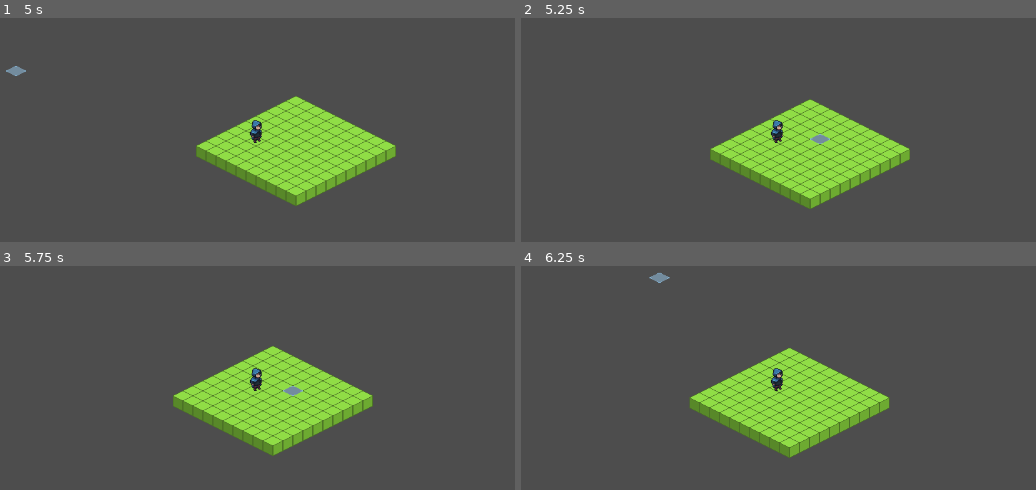
Above: before the commit, frames 1-4 (two rows, left to right).
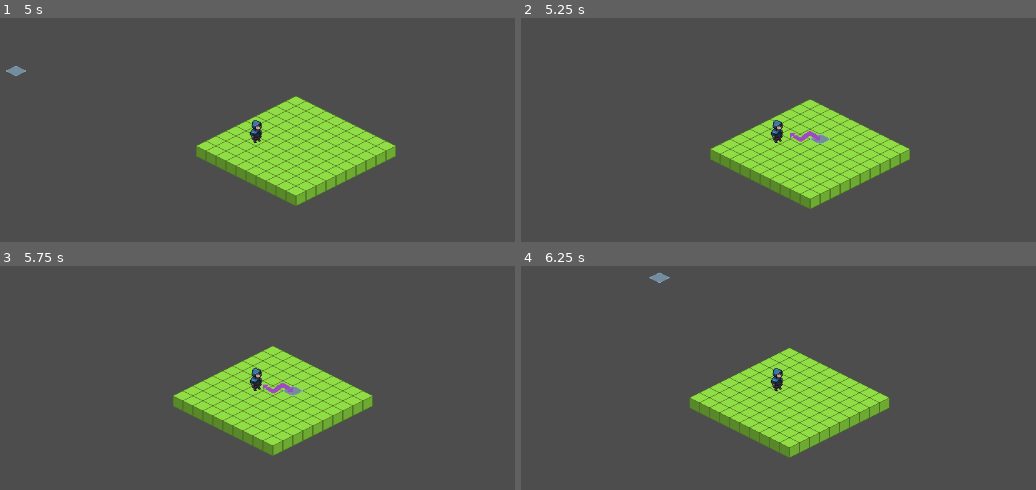
Above: after the commit, the same moments.

Repository: mprads/Tactics
Game: Godot game, scene res://scenes/main.tscn
The game is run twice, just before and just after one commit, with the same random seed, the same clock (stepped at 60 frames per second) and the same inputs.
Inputs (mouse positions are in pixels of both pictures, inside the frame that each line leads up to):
- Up to frame 1 (5 s): tap Enter at 0.5, 2, 3.5 s; move the mouse to (432, 118) at 0.52 s; press the mouse at (432, 118) at 0.53 s; tap Space at 1.25, 2.75, 4.25 s; move the mouse to (97, 163) at 1.27 s; release the mouse at (97, 163) at 1.28 s; click (97, 163) at 1.35 s; move the mouse to (334, 42) at 2.02 s; hold Right mouse button (show_moveable) 2.03-2.78 s; click (334, 42) at 2.3 s; move the mouse to (216, 230) at 2.77 s; click (216, 230) at 2.85 s; move the mouse to (494, 208) at 3.52 s; press the mouse at (494, 208) at 3.53 s; move the mouse to (15, 74) at 4.27 s; release the mouse at (15, 74) at 4.28 s; right-click (15, 74) at 4.35 s; click (15, 74) at 4.55 s
- Up to frame 2 (5.25 s): move the mouse to (814, 141) at 5.02 s; press the mouse at (814, 141) at 5.03 s
- Up to frame 3 (5.75 s): no input
- Up to frame 4 (6.25 s): move the mouse to (654, 277) at 5.77 s; release the mouse at (654, 277) at 5.78 s; click (654, 277) at 5.85 s

Frame 1 is identical in both runs. In frame 2, 0.1% of the frame differs, in the area x 52-59%, y 50-56%; in frame 3, 0.1%, in the area x 51-57%, y 52-58%; in frame 4, nothing differs.

Commit message:
Added new arrow layer and tileset, now tracking mouse and drawing arrow along id path

Diff:
--- a/assets/environment/tile_map.tscn
+++ b/assets/environment/tile_map.tscn
@@ -1,7 +1,8 @@
-[gd_scene load_steps=6 format=3 uid="uid://3o0uvi3dmq8u"]
+[gd_scene load_steps=8 format=3 uid="uid://3o0uvi3dmq8u"]
 
 [ext_resource type="Texture2D" uid="uid://yhixwatnky4k" path="res://assets/environment/isoblock.png" id="1_de0w7"]
-[ext_resource type="Texture2D" uid="uid://xr02evmfwee2" path="res://assets/environment/hover_tiles.png" id="2_phw14"]
+[ext_resource type="Texture2D" uid="uid://xr02evmfwee2" path="res://assets/ui/hover_tiles.png" id="2_mbk8q"]
+[ext_resource type="Texture2D" uid="uid://cu0cfr51dsu4y" path="res://assets/ui/arrows.png" id="3_6h4f5"]
 
 [sub_resource type="TileSetAtlasSource" id="TileSetAtlasSource_shwer"]
 texture = ExtResource("1_de0w7")
@@ -10,21 +11,73 @@
 0:0/0/texture_origin = Vector2i(0, -8)
 
 [sub_resource type="TileSetAtlasSource" id="TileSetAtlasSource_5051a"]
-texture = ExtResource("2_phw14")
+texture = ExtResource("2_mbk8q")
 texture_region_size = Vector2i(32, 16)
 0:0/0 = 0
 1:0/0 = 0
+2:0/0 = 0
+
+[sub_resource type="TileSetAtlasSource" id="TileSetAtlasSource_lxomm"]
+texture = ExtResource("3_6h4f5")
+texture_region_size = Vector2i(32, 16)
+0:0/0 = 0
+0:0/0/terrain_set = 0
+0:0/0/terrain = 0
+0:0/0/terrains_peering_bit/bottom_left_side = 0
+0:0/0/terrains_peering_bit/top_right_side = 0
+1:0/0 = 0
+1:0/0/terrain_set = 0
 1:0/0/terrain = 0
-2:0/0 = 0
-2:0/0/terrain = 0
+1:0/0/terrains_peering_bit/bottom_right_side = 0
+1:0/0/terrains_peering_bit/top_left_side = 0
+0:1/0 = 0
+0:1/0/terrain_set = 0
+0:1/0/terrain = 0
+0:1/0/terrains_peering_bit/bottom_right_side = 0
+0:1/0/terrains_peering_bit/top_right_side = 0
+1:1/0 = 0
+1:1/0/terrain_set = 0
+1:1/0/terrain = 0
+1:1/0/terrains_peering_bit/bottom_left_side = 0
+1:1/0/terrains_peering_bit/top_left_side = 0
+2:1/0 = 0
+2:1/0/terrain_set = 0
+2:1/0/terrain = 0
+2:1/0/terrains_peering_bit/bottom_left_side = 0
+3:1/0 = 0
+3:1/0/terrain_set = 0
+3:1/0/terrain = 0
+3:1/0/terrains_peering_bit/top_right_side = 0
+0:2/0 = 0
+0:2/0/terrain_set = 0
+0:2/0/terrain = 0
+0:2/0/terrains_peering_bit/bottom_right_side = 0
+0:2/0/terrains_peering_bit/bottom_left_side = 0
+1:2/0 = 0
+1:2/0/terrain_set = 0
+1:2/0/terrain = 0
+1:2/0/terrains_peering_bit/top_left_side = 0
+1:2/0/terrains_peering_bit/top_right_side = 0
+2:2/0 = 0
+2:2/0/terrain_set = 0
+2:2/0/terrain = 0
+2:2/0/terrains_peering_bit/bottom_right_side = 0
+3:2/0 = 0
+3:2/0/terrain_set = 0
+3:2/0/terrain = 0
+3:2/0/terrains_peering_bit/top_left_side = 0
 
 [sub_resource type="TileSet" id="TileSet_o1rh6"]
 tile_shape = 1
 tile_layout = 5
 tile_offset_axis = 1
 tile_size = Vector2i(32, 16)
+terrain_set_0/mode = 0
+terrain_set_0/terrain_0/name = "arrow"
+terrain_set_0/terrain_0/color = Color(0.607843, 0.0901961, 0.305882, 1)
 sources/0 = SubResource("TileSetAtlasSource_shwer")
 sources/1 = SubResource("TileSetAtlasSource_5051a")
+sources/2 = SubResource("TileSetAtlasSource_lxomm")
 
 [node name="TileMap" type="TileMap"]
 y_sort_enabled = true
@@ -39,10 +92,17 @@
 layer_1/y_sort_origin = 0
 layer_1/z_index = 1
 layer_1/tile_data = PackedInt32Array()
-layer_2/name = "mouse"
+layer_2/name = "path"
 layer_2/enabled = true
 layer_2/modulate = Color(1, 1, 1, 1)
-layer_2/y_sort_enabled = true
+layer_2/y_sort_enabled = false
 layer_2/y_sort_origin = 0
 layer_2/z_index = 2
 layer_2/tile_data = PackedInt32Array()
+layer_3/name = "mouse"
+layer_3/enabled = true
+layer_3/modulate = Color(1, 1, 1, 1)
+layer_3/y_sort_enabled = true
+layer_3/y_sort_origin = 0
+layer_3/z_index = 3
+layer_3/tile_data = PackedInt32Array()
--- a/scenes/controllers/event_controller.gd
+++ b/scenes/controllers/event_controller.gd
@@ -6,8 +6,19 @@
 @onready var navigation_controller = $"../NavigationController"
 @onready var tile_controller = $"../TileController"
 
+var previous_mouse_pos
+
 func _ready() -> void:
-	pass
+	previous_mouse_pos = get_global_mouse_position()
+
+
+func _process(delta: float) -> void:
+	# once state machine is in place change check to find move state
+	if get_global_mouse_position() != previous_mouse_pos:
+		var player = unit_action_controller.get_selected_unit()
+		var mouse_position = get_global_mouse_position()
+		var path_to_mouse = navigation_controller.create_id_path(mouse_position, player.global_position)
+		tile_controller.draw_arrow_along_path(path_to_mouse)
 
 func _input(event) -> void:
 	if event.is_action_pressed("show_moveable") && unit_action_controller.get_selected_unit() != null:
--- a/scenes/controllers/tile_controller.gd
+++ b/scenes/controllers/tile_controller.gd
@@ -10,6 +10,10 @@
 
 var mouse_layer = 2
 
+var arrow_layer = 3
+var arrow_terrain_set = 0
+var arrow_terrain = 0
+
 var attack_atlas = Vector2i(0, 0)
 var move_atlas = Vector2i(1, 0)
 var mouse_atlas = Vector2i(2, 0)
@@ -18,7 +22,7 @@
 
 const DIRECTIONS = [Vector2i.LEFT, Vector2i.RIGHT, Vector2i.UP, Vector2i.DOWN]
 
-func _physics_process(delta: float) -> void:
+func _process(delta: float) -> void:
 	var mouse_pos = get_global_mouse_position()
 
 	if mouse_pos == last_mouse_pos:
@@ -58,8 +62,6 @@
 		tile_map.set_cell(hover_layer, tile, hover_source, move_atlas)
 
 
-
-
 func clear_layer(layer_name: String) -> void:
 	match layer_name:
 		"ground_layer":
@@ -74,3 +76,9 @@
 	var new_pos = tile_map.local_to_map(mouse_pos)
 	tile_map.clear_layer(mouse_layer)
 	tile_map.set_cell(mouse_layer, new_pos, hover_source, mouse_atlas)
+
+func draw_arrow_along_path(id_path: Array[Vector2i]) -> void:
+	tile_map.clear_layer(arrow_layer)
+	tile_map.set_cells_terrain_connect(arrow_layer, id_path, arrow_terrain_set, arrow_terrain)
+#	for id in id_path:
+#		tile_map.set_cell(arrow_layer, id, hover_source, mouse_atlas)
--- a/scenes/game_objects/player_unit/player_unit.gd
+++ b/scenes/game_objects/player_unit/player_unit.gd
@@ -5,7 +5,7 @@
 var current_path: Array[Vector2]
 
 
-func _physics_process(delta: float) -> void:
+func _process(delta: float) -> void:
 	if current_path.is_empty():
 		return
 
Binary file added: assets/ui/arrows.png
Not shown, changed: assets/ui/arrows.png.import
Renamed: assets/environment/hover_tiles.png -> assets/ui/hover_tiles.png
Not shown, added: assets/ui/hover_tiles.png.import
